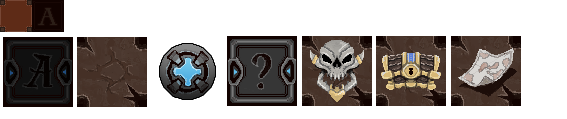
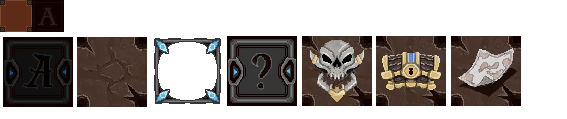
Layered file, before and after one edit (567x119). Changes by layer:
added layer "Calque 25" above "Calque 24" over [154, 38, 221, 104]
added layer "Calque 24" above "Calque 15" over [154, 38, 221, 104]
hid "Calque 15" over [160, 44, 215, 99]
